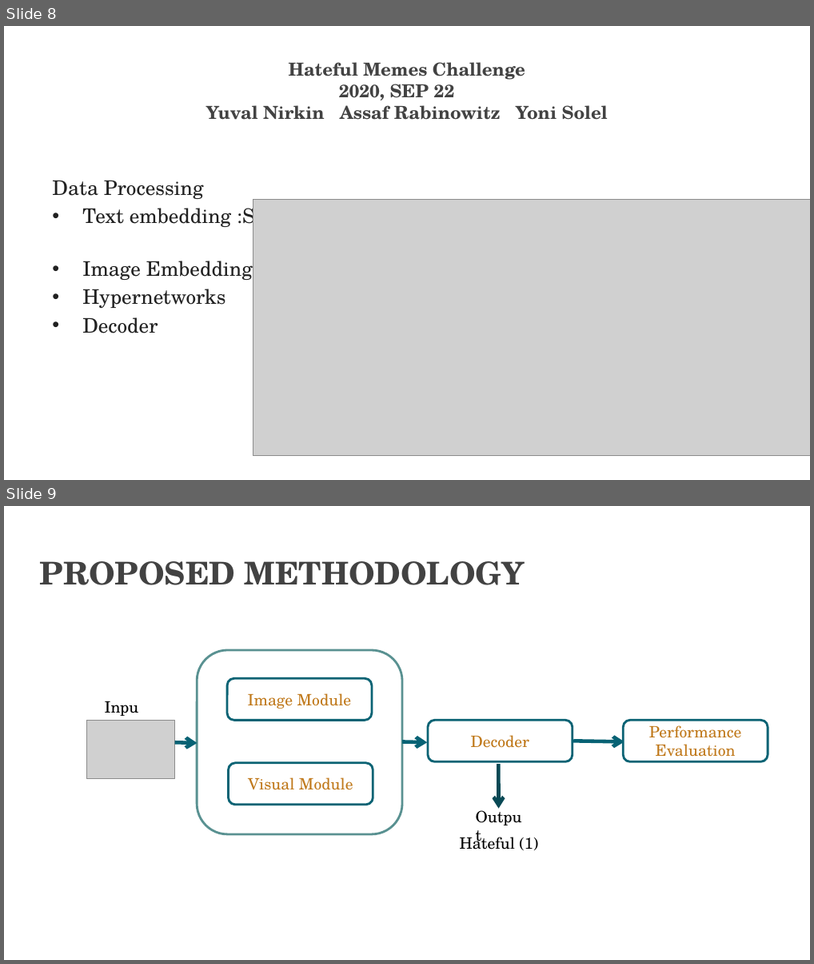
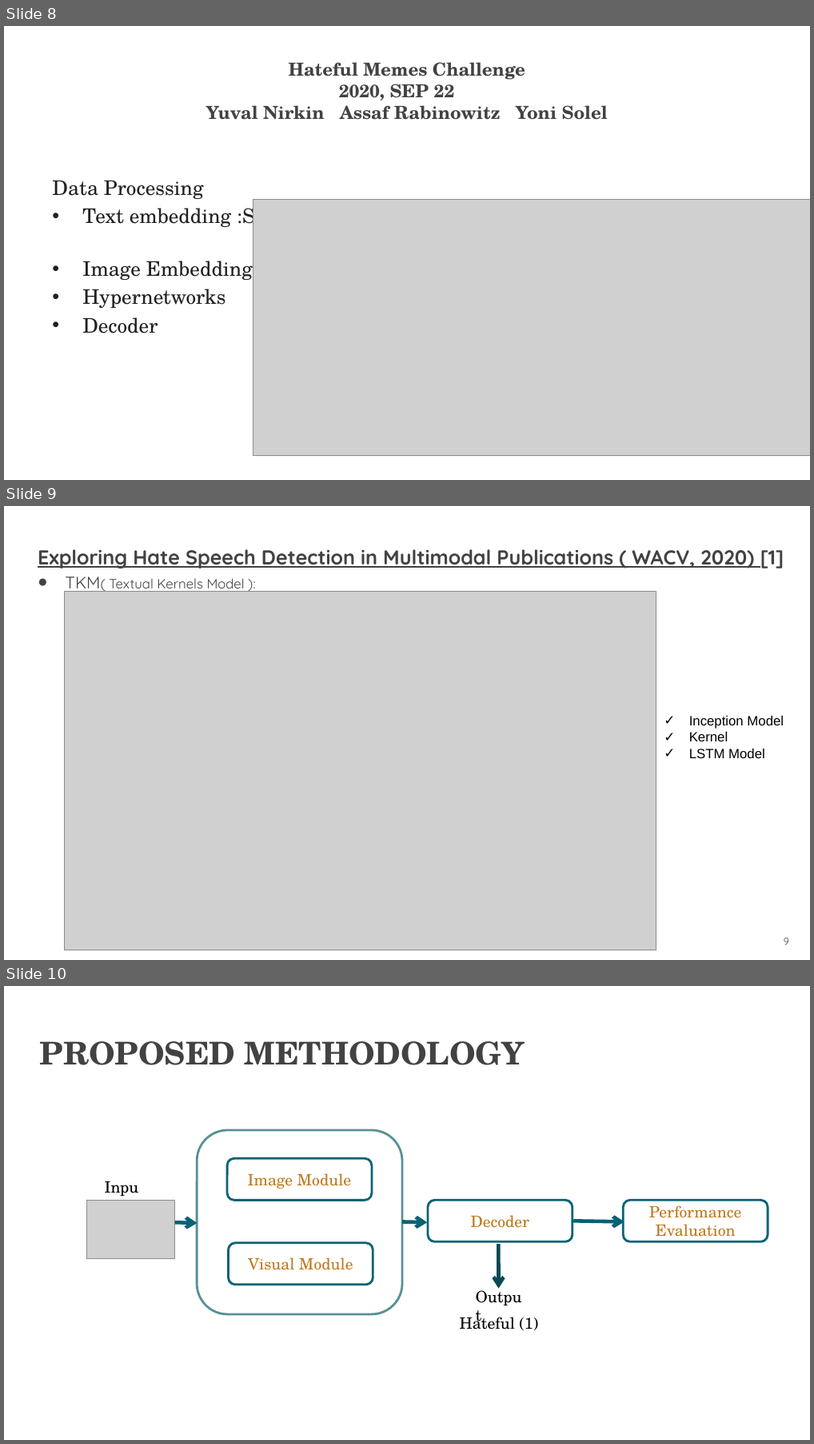
Before and after one commit to VarunBohara/Mini-Project-Documents, a slide deck: MINI PROJECT REVIEW.pptx. Shown one above the other, each under a label of ours: slides 8 and 9 before the commit, slides 8, 9 and 10 after it. The pictures are 814x964 and 814x1444 pixels, drawn with LibreOffice and Linux fonts; fonts in the diff are those of the drawing; grey boxes stand for pictures. Boxes give left, top, right and bottom in pixels: in the first picture for what was removed or moved away, otherwise in the second. Text is boxed around its words. In the diff, an @@ line names an element or a change of style, - is before the commit and + after.

Commit message:
Done

```diff
--- a/MINI PROJECT REVIEW.pptx
+++ b/MINI PROJECT REVIEW.pptx
@@ slide 9 added at <box>4,506,810,960</box>, background #FFFFFF @@
@@ text added at <box>38,549,785,592</box>, 18 pt, text #424242, bold, underline @@
+Exploring Hate Speech Detection in Multimodal Publications ( WACV, 2020) [1]
+● TKM( Textual Kernels Model ):
@@ picture added at <box>65,592,656,950</box> @@
@@ text added at <box>690,716,784,758</box>, 12 pt, text #000000 @@
+✓ Inception Model
+✓ Kernel
+✓ LSTM Model
@@ page number added at <box>784,937,790,944</box>, 9 pt, text #424242 @@
+9
@@ what was slide 9 is now slide 10 @@
```
